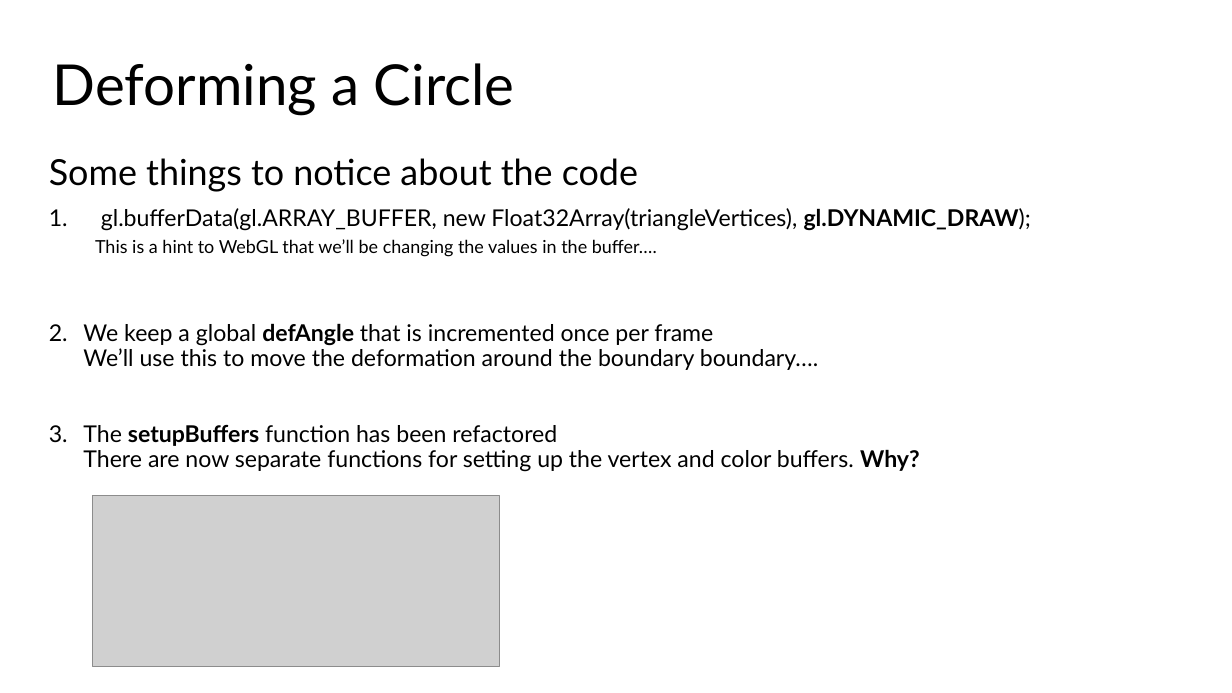
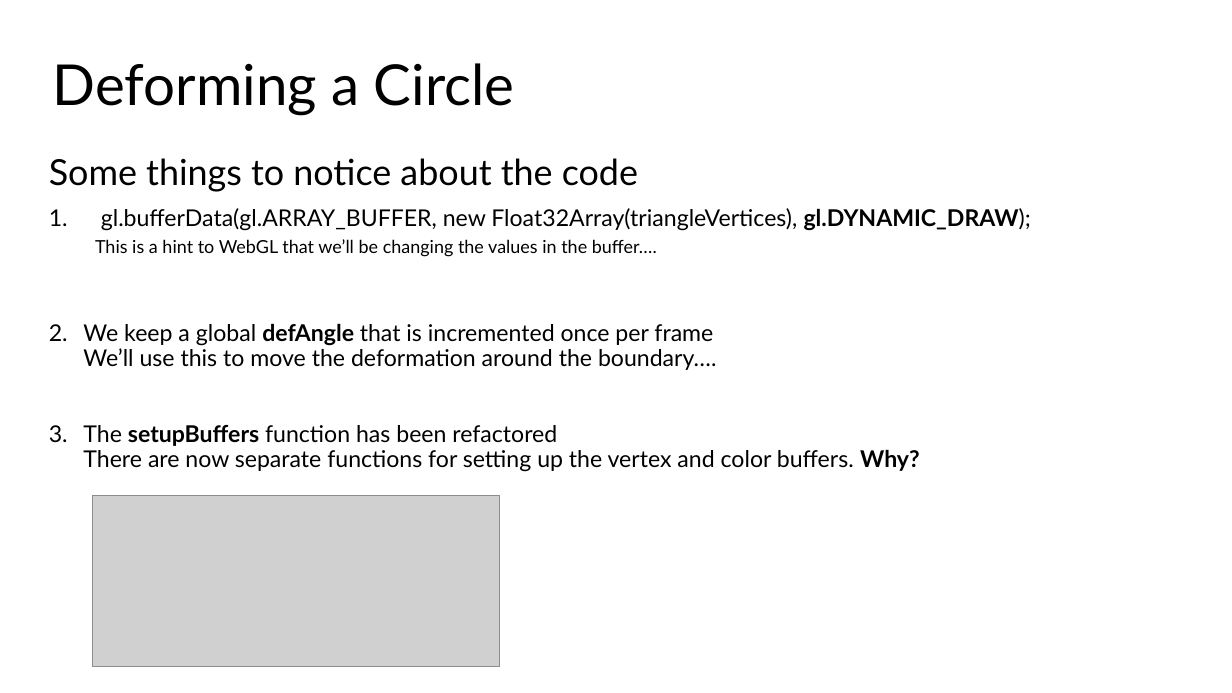
Before and after one commit to illinois-cs418/cs418CourseMaterial, a slide deck: slide 34 of Labs/CS418-Lab1-2019.pptx. Drawn at 1232x693 pixels with LibreOffice and Linux fonts; fonts in the diff are those of the drawing; grey boxes stand for pictures. Boxes give left, top, right and bottom in pixels: in the first picture for what was removed or moved away, otherwise in the second. Text is boxed around its words. In the diff, an @@ line names an element or a change of style, - is before the commit and + after.

```diff
--- a/Labs/CS418-Lab1-2019.pptx
+++ b/Labs/CS418-Lab1-2019.pptx
@@ text at [83, 323, 716, 370]: text changed @@
-2. We keep a global defAngle that is incremented once per frame
-   We’ll use this to move the deformation around the boundary boundary….
+2. We keep a global defAngle that is incremented once per frame
+   We’ll use this to move the deformation around the boundary….
```
Also in this commit, not shown: 1 other slide changed.
